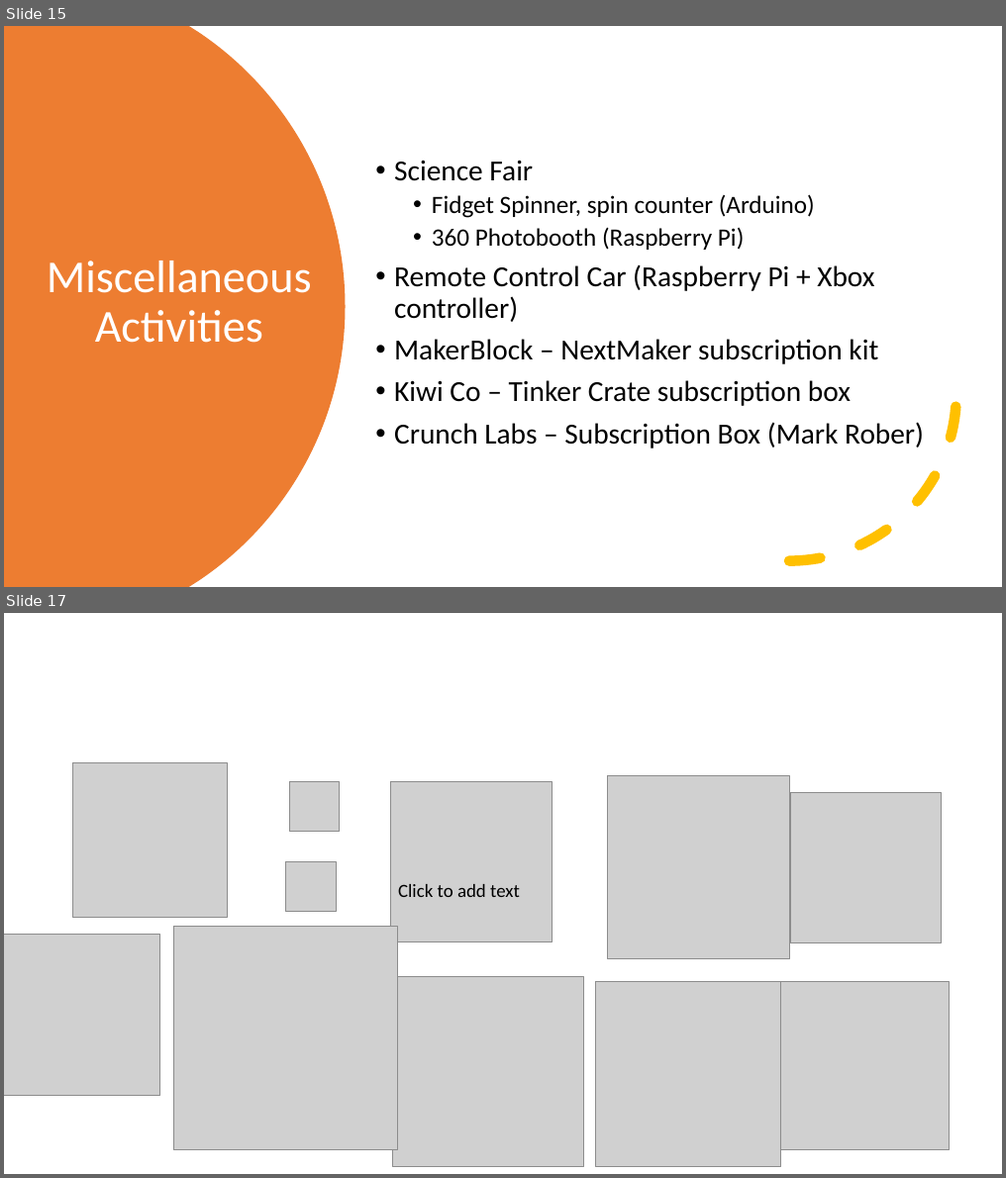
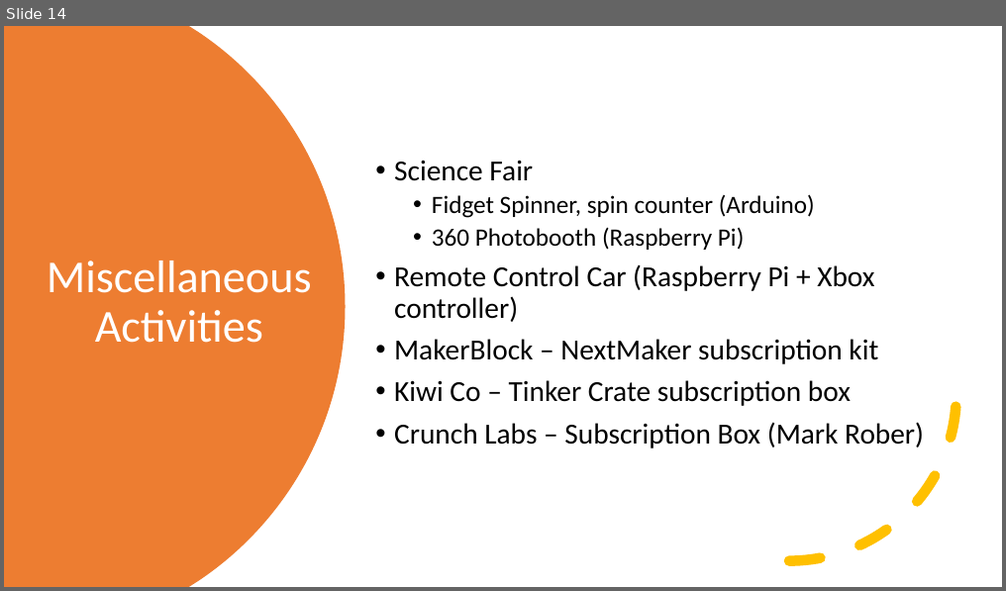
Before and after one commit to kevmoens/ThatConference2022, a slide deck: ThatConference2022.pptx. Shown one above the other, each under a label of ours: slides 15 and 17 before the commit, slide 14 after it; the slides between them are not shown. The pictures are 1006x1178 and 1006x591 pixels, drawn with LibreOffice and Linux fonts; fonts in the diff are those of the drawing; grey boxes stand for pictures. Boxes give left, top, right and bottom in pixels: in the first picture for what was removed or moved away, otherwise in the second. Text is boxed around its words. In the diff, an @@ line names an element or a change of style, - is before the commit and + after.

```diff
--- a/ThatConference2022.pptx
+++ b/ThatConference2022.pptx
@@ slide 17 removed at [4, 613, 1002, 1174], background #FFFFFF @@
@@ picture removed at [72, 762, 227, 917] @@
@@ picture removed at [289, 781, 340, 832] @@
@@ picture removed at [391, 781, 552, 943] @@
@@ picture removed at [607, 776, 790, 959] @@
@@ picture removed at [791, 792, 942, 943] @@
@@ picture removed at [286, 861, 337, 912] @@
@@ text removed at [398, 884, 520, 897] @@
-Click to add text
@@ picture removed at [4, 935, 160, 1096] @@
@@ picture removed at [173, 926, 398, 1151] @@
@@ picture removed at [392, 977, 584, 1167] @@
@@ picture removed at [596, 982, 781, 1167] @@
@@ picture removed at [780, 982, 948, 1151] @@
@@ what was slide 15 is now slide 14 @@
```
Also in this commit, not shown: 1 slide changed, 13 slides added, 3 other slides removed, 2 other files.
